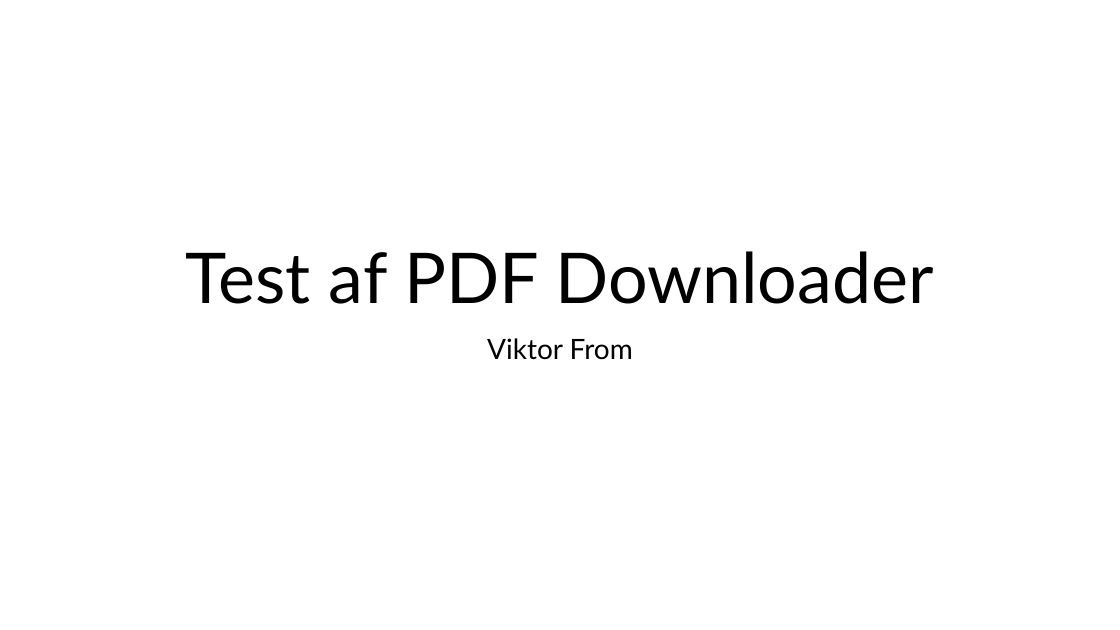
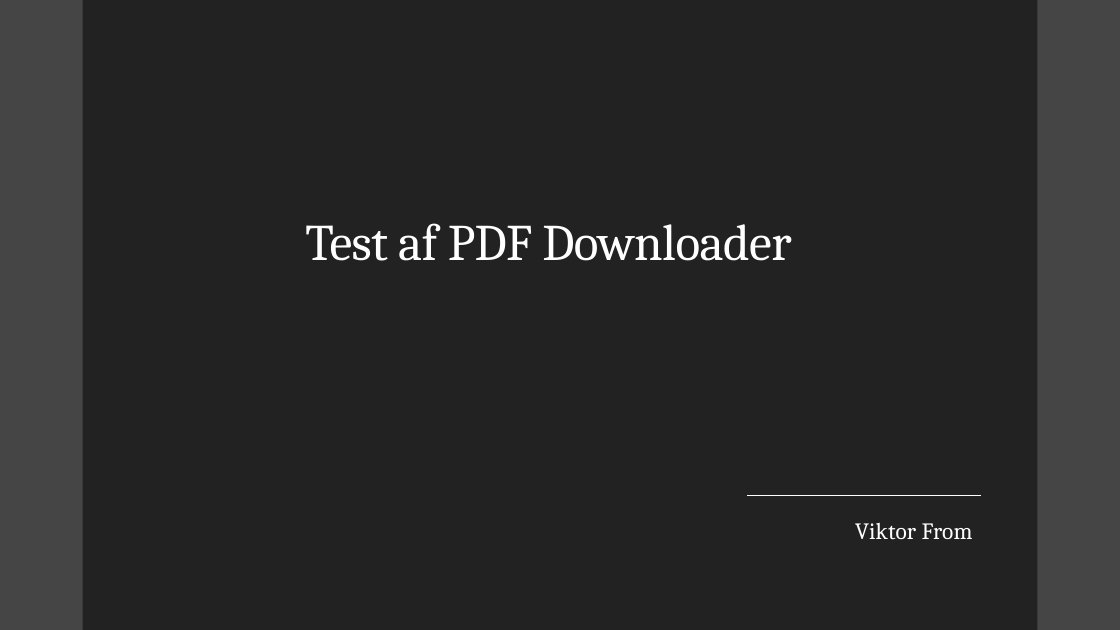
Before and after one commit to JamesWebbTelescope/uge-5, a slide deck: slide 1 of Test rapport.pptx. Drawn at 1120x630 pixels with LibreOffice and Linux fonts; fonts in the diff are those of the drawing; background and template pictures are left out. Boxes give left, top, right and bottom in pixels: in the first picture for what was removed or moved away, otherwise in the second. Text is boxed around its words. In the diff, an @@ line names an element or a change of style, - is before the commit and + after.

```diff
--- a/Test rapport.pptx
+++ b/Test rapport.pptx
@@ background #FFFFFF to picture (left out) @@
@@ rectangle added at [0, 0, 42, 630], fill #6F6F74 @@
@@ rectangle added at [0, 0, 1038, 630], fill #454545 @@
@@ rectangle added at [82, 0, 1038, 630], fill #000000 at 50% opacity @@
@@ title "Test af PDF Downloader": place and size @@
-title "Test af PDF Downloader" at [186, 251, 934, 304]
+title "Test af PDF Downloader" at [305, 223, 791, 261]
@@ title "Test af PDF Downloader" at [305, 223, 791, 261]: size 60 to 44 pt, font Lato to Cambria, text colour #000000 to #FFFFFF, letter spacing 0 to -0.5 pt; line spacing 0.9 to 0.85; vertical alignment bottom to middle @@
@@ line added from (981, 496) to (747, 496), #FFFFFF 1 pt @@
@@ subtitle "Viktor From": place and size @@
-subtitle "Viktor From" at [487, 338, 633, 360]
+subtitle "Viktor From" at [855, 523, 973, 540]
@@ subtitle "Viktor From" at [855, 523, 973, 540]: size 24 to 20 pt, font Lato to Cambria, text colour #000000 to #FFFFFF, letter spacing 0 to 0.1 pt; alignment centre to right; line spacing 0.9 to 0.95; more space between paragraphs @@
```
Also in this commit, not shown: 7 slides added.
